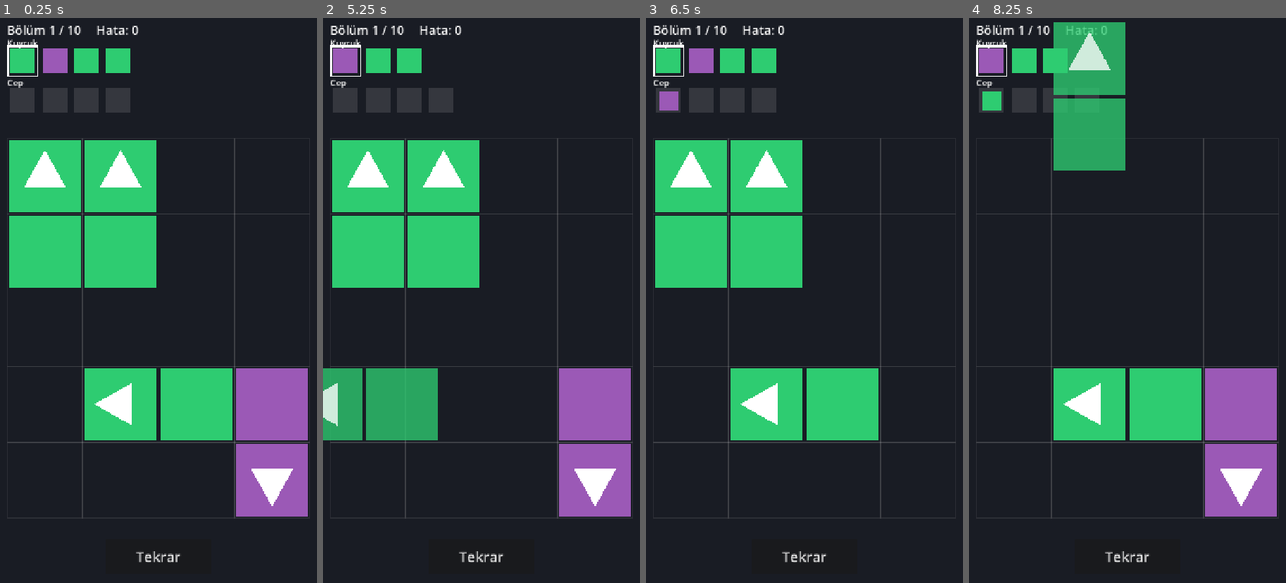
Above: before the commit, frames 1-4 (left to right).
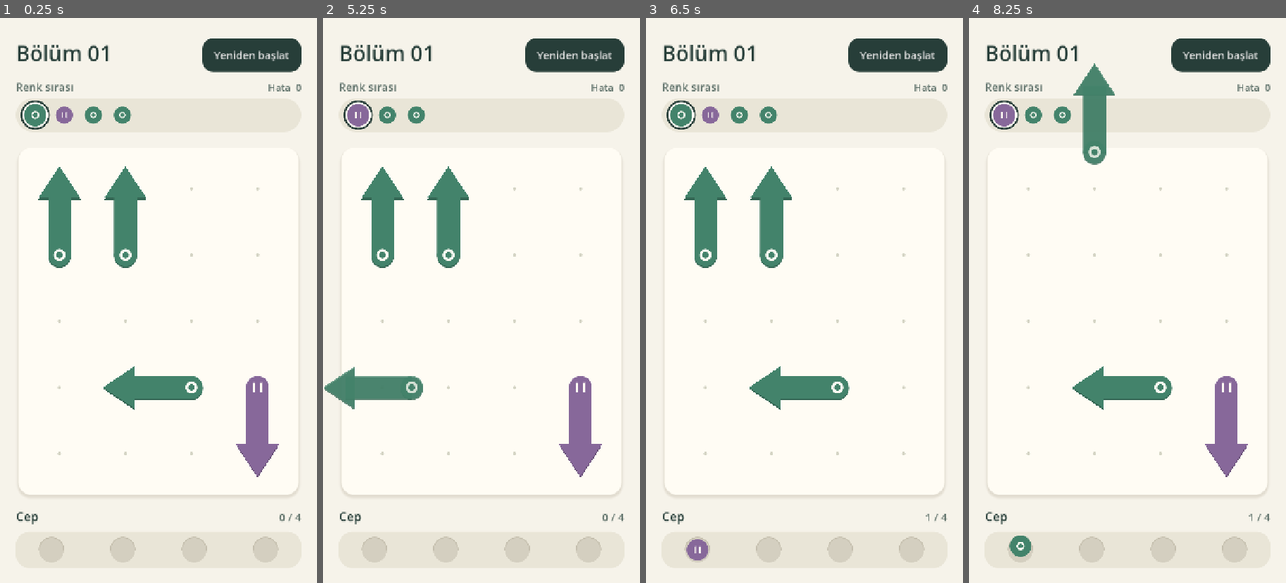
Above: after the commit, the same moments.

Repository: c0detnr/arrow-trafic
Game: Godot game, scene res://main.tscn
Same seed, same stepped clock (60 frames per second), same inputs: the game is played once before the commit and once after it.
Inputs (mouse positions are in pixels of both pictures, inside the frame that each line leads up to):
- Up to frame 1 (0.25 s): no input
- Up to frame 2 (5.25 s): click "Tekrar" (after the commit: "Yeniden başlat") at 0.5 s; click "Tekrar" (after the commit: "Yeniden başlat") at 1.25 s; click "Tekrar" (after the commit: "Yeniden başlat") at 2 s; tap Enter at 2.75, 4.25 s; move the mouse to (551, 272) at 2.77 s; click (551, 272) at 2.92 s; tap Space at 3.5, 5 s; move the mouse to (418, 328) at 3.52 s; click (418, 328) at 3.67 s; move the mouse to (513, 176) at 4.27 s; click (513, 176) at 4.42 s; move the mouse to (465, 413) at 5.02 s; click (465, 413) at 5.17 s
- Up to frame 3 (6.5 s): tap Enter at 5.75 s; move the mouse to (899, 385) at 5.77 s; click (899, 385) at 5.92 s
- Up to frame 4 (8.25 s): tap Space at 6.5 s; move the mouse to (1032, 215) at 6.52 s; click (1032, 215) at 6.67 s; move the mouse to (1143, 300) at 7.27 s; click (1143, 300) at 7.42 s; move the mouse to (1079, 159) at 8.02 s; click (1079, 159) at 8.17 s

The runs differ from the first frame. In frame 1, 98% of the frame differs, in the area x 0-100%, y 0-100%; in frame 2, 99%; in frame 3, 99%; in frame 4, 99%.

Commit message:
Give the puzzle board a matte ceramic interface

Diff:
--- a/main.gd
+++ b/main.gd
@@ -1,12 +1,12 @@
 extends Node2D
 
 const Logic = preload("res://logic.gd")
-const COLORS := {"red": Color("e74c3c"), "blue": Color("3498db"), "green": Color("2ecc71"),
-	"yellow": Color("f1c40f"), "purple": Color("9b59b6"), "orange": Color("e67e22")}
+const COLORS := {"red": Color("#bc5456"), "blue": Color("#487da2"), "green": Color("#43836b"),
+	"yellow": Color("#ab791f"), "purple": Color("#87689a"), "orange": Color("#bc6940")}
+const INK := Color("#273e39")
+const MUTED := Color("#536760")
+const CREAM := Color("#fffcf4")
 const SAVE_PATH := "user://save.json"
-const BOX := 56.0
-const QUEUE_Y := 70.0
-const POCKET_Y := 160.0
 
 var levels: Array = []
 var idx := 0
@@ -14,7 +14,12 @@
 var nodes := {}  # arrow id -> Node2D
 var cell := 64.0
 var origin := Vector2.ZERO
-var info: Label
+var tray: Rect2
+var left: float
+var pocket_y: float
+var landing := 1.0
+var landing_tween: Tween
+var retry: Button
 var panel: PanelContainer
 var panel_label: Label
 var next_btn: Button
@@ -26,6 +31,7 @@
 		push_error("No levels found in res://levels/")
 		return
 	_build_ui()
+	get_viewport().size_changed.connect(_layout)
 	start(clampi(_load_save(), 0, levels.size() - 1))
 
 
@@ -51,32 +57,77 @@
 	for n in nodes.values():
 		n.queue_free()
 	nodes.clear()
+	if landing_tween:
+		landing_tween.kill()
+	landing = 1.0
 	s = Logic.new_state(levels[idx])
-	var vs := get_viewport_rect().size
-	# shortcut: layout computed once per level start, recompute on resize if needed later
-	var area := Rect2(16, POCKET_Y + BOX + 30, vs.x - 32, vs.y - (POCKET_Y + BOX + 30) - 120)
-	cell = floorf(minf(area.size.x / s.w, area.size.y / s.h))
-	origin = area.position + (area.size - Vector2(s.w, s.h) * cell) / 2
+	_layout()
 	for a in s.arrows:
 		_make_arrow(a)
 	panel.visible = false
-	_refresh()
+	queue_redraw()
+
+
+func _layout() -> void:
+	if s.is_empty():
+		return
+	var vs := get_viewport_rect().size
+	var width := minf(vs.x - 72, 680)
+	left = (vs.x - width) * 0.5
+	pocket_y = vs.y - 116
+	var area := Rect2(left + 24, 306, width - 48, pocket_y - 402)
+	cell = minf(area.size.x / s.w, area.size.y / s.h)
+	var board := Vector2(s.w, s.h) * cell
+	origin = area.get_center() - board * 0.5
+	tray = Rect2(origin, board).grow(18)
+	retry.position = Vector2(vs.x - left - retry.size.x, 46)
+	panel.position = (vs - panel.size) * 0.5
+	for a in s.arrows:
+		if nodes.has(a.id):
+			var n: Node2D = nodes[a.id]
+			n.position = origin + Vector2(Logic.head(a)) * cell
+			n.set_meta("base", n.position)
+			n.queue_redraw()
+	queue_redraw()
+
+
+func _mark(canvas: CanvasItem, pos: Vector2, radius: float, color_name: String) -> void:
+	var width := radius * 0.42
+	match color_name:
+		"green":
+			canvas.draw_arc(pos, radius * 0.8, 0, TAU, 28, CREAM, width, true)
+		"purple":
+			for x in [-0.6, 0.6]:
+				canvas.draw_line(pos + Vector2(x, -0.8) * radius, pos + Vector2(x, 0.8) * radius, CREAM, width, true)
+		"blue":
+			canvas.draw_circle(pos, radius * 0.78, CREAM, true, -1, true)
+		"orange":
+			canvas.draw_line(pos - Vector2.ONE * radius * 0.8, pos + Vector2.ONE * radius * 0.8, CREAM, width, true)
+		"yellow":
+			canvas.draw_colored_polygon(PackedVector2Array([pos + Vector2.UP * radius, pos + Vector2(1, 0.8) * radius, pos + Vector2(-1, 0.8) * radius]), CREAM)
+		"red":
+			canvas.draw_line(pos - Vector2.RIGHT * radius, pos + Vector2.RIGHT * radius, CREAM, width, true)
+			canvas.draw_line(pos - Vector2.DOWN * radius, pos + Vector2.DOWN * radius, CREAM, width, true)
 
 
 func _make_arrow(a: Dictionary) -> void:
 	var n := Node2D.new()
-	var h := Logic.head(a)
-	n.position = origin + Vector2(h) * cell
+	n.position = origin + Vector2(Logic.head(a)) * cell
 	n.set_meta("base", n.position)
 	n.draw.connect(func():
-		var col: Color = COLORS.get(a.color, Color.WHITE)
-		for c in Logic.cells(a):
-			n.draw_rect(Rect2(Vector2(c - h) * cell + Vector2(4, 4), Vector2(cell - 8, cell - 8)), col)
 		var d := Vector2(Logic.DIRS[a.dir])
-		var side := Vector2(-d.y, d.x)
-		var m := Vector2(cell, cell) / 2
-		n.draw_colored_polygon(PackedVector2Array([m + d * cell * 0.35,
-			m - d * cell * 0.15 + side * cell * 0.28, m - d * cell * 0.15 - side * cell * 0.28]), Color.WHITE))
+		var side := d.orthogonal()
+		var head := Vector2.ONE * cell * 0.5
+		var tail := head - d * cell * (int(a.len) - 1)
+		var col: Color = COLORS[a.color]
+		var tip := head + d * cell * 0.34
+		var neck := head - d * cell * 0.14
+		for offset in [Vector2.DOWN * 3, Vector2.ZERO]:
+			var tint := col if offset == Vector2.ZERO else col.darkened(0.22)
+			n.draw_line(tail + offset, head + offset, tint, cell * 0.34, true)
+			n.draw_circle(tail + offset, cell * 0.17, tint, true, -1, true)
+			n.draw_colored_polygon(PackedVector2Array([tip + offset, neck + side * cell * 0.32 + offset, neck - side * cell * 0.32 + offset]), tint)
+		_mark(n, tail, cell * 0.087, a.color))
 	add_child(n)
 	nodes[a.id] = n
 
@@ -99,6 +150,15 @@
 	var a: Dictionary = s.arrows[i]
 	var n: Node2D = nodes[a.id]
 	var r := Logic.tap(s, i)
+	if r != "blocked" and landing_tween:
+		landing_tween.kill()
+		landing = 1.0
+	if r == "pocket":
+		landing = 0.0
+		landing_tween = create_tween().set_trans(Tween.TRANS_QUAD).set_ease(Tween.EASE_OUT)
+		landing_tween.tween_method(func(progress: float):
+			landing = progress
+			queue_redraw(), 0.0, 1.0, 0.22)
 	var d := Vector2(Logic.DIRS[a.dir])
 	if r == "blocked":
 		var base: Vector2 = n.get_meta("base")
@@ -112,62 +172,91 @@
 		t.tween_property(n, "modulate:a", 0.0, 0.3)
 		t.chain().tween_callback(n.queue_free)
 		if r == "won" or r == "lost":
-			panel_label.text = "KAZANDIN!" if r == "won" else "KAYBETTİN"
+			panel_label.text = "Bölüm tamamlandı" if r == "won" else "Cep doldu"
 			next_btn.visible = r == "won"
 			panel.visible = true
-	_refresh()
-
-
-func _refresh() -> void:
-	info.text = "Bölüm %d / %d     Hata: %d" % [idx + 1, levels.size(), s.mistakes]
 	queue_redraw()
+
+
+
+func _surface(rect: Rect2, tint: Color, radius: int, shadow := false) -> void:
+	var style := _style(tint, radius)
+	if shadow:
+		style.shadow_color = Color("#75634727")
+		style.shadow_size = 6
+		style.shadow_offset = Vector2(0, 5)
+	draw_style_box(style, rect)
+
+
+func _style(tint: Color, radius: int) -> StyleBoxFlat:
+	var style := StyleBoxFlat.new()
+	style.bg_color = tint
+	style.set_corner_radius_all(radius)
+	return style
 
 
 func _draw() -> void:
 	if s.is_empty():
 		return
+	var vs := get_viewport_rect().size
+	var width := vs.x - 2 * left
 	var font := ThemeDB.fallback_font
-	draw_string(font, Vector2(16, QUEUE_Y - 6), "Kuyruk", HORIZONTAL_ALIGNMENT_LEFT, -1, 20)
-	draw_string(font, Vector2(16, POCKET_Y - 6), "Cep", HORIZONTAL_ALIGNMENT_LEFT, -1, 20)
+	draw_string(font, Vector2(left, 98), "Bölüm %02d" % (idx + 1), HORIZONTAL_ALIGNMENT_LEFT, -1, 48, INK)
+	draw_string(font, Vector2(left, 166), "Renk sırası", HORIZONTAL_ALIGNMENT_LEFT, -1, 25, MUTED)
+	_surface(Rect2(left, 182, width, 76), Color("#e9e5d7"), 38)
 	var q: Array = s.queue.slice(0, 8)
 	for k in q.size():
-		var r := Rect2(24 + k * (BOX + 16), QUEUE_Y, BOX, BOX)
+		var pos := Vector2(left + 44 + k * 66, 220)
 		if k == 0:
-			draw_rect(r.grow(6), Color.WHITE, false, 4)
-		draw_rect(r, COLORS.get(q[k], Color.WHITE))
+			draw_circle(pos, 33, INK, true, -1, true)
+			draw_circle(pos, 29, CREAM, true, -1, true)
+		draw_circle(pos, 25 if k == 0 else 19, COLORS[q[k]], true, -1, true)
+		_mark(self, pos, 9 if k == 0 else 7, q[k])
 	if s.queue.size() > 8:
-		draw_string(font, Vector2(24 + 8 * (BOX + 16), QUEUE_Y + 38), "+%d" % (s.queue.size() - 8), HORIZONTAL_ALIGNMENT_LEFT, -1, 24)
-	for k in s.cap:
-		var r := Rect2(24 + k * (BOX + 16), POCKET_Y, BOX, BOX)
-		draw_rect(r, Color(1, 1, 1, 0.12))
-		if k < s.pocket.size():
-			draw_rect(r.grow(-6), COLORS.get(s.pocket[k], Color.WHITE))
+		draw_string(font, Vector2(vs.x - left - 90, 229), "+%d" % (s.queue.size() - 8), HORIZONTAL_ALIGNMENT_CENTER, 78, 24, MUTED)
+	_surface(tray, CREAM, 28, true)
 	for y in s.h:
 		for x in s.w:
-			draw_rect(Rect2(origin + Vector2(x, y) * cell, Vector2(cell, cell)), Color(1, 1, 1, 0.08), false, 2)
-
+			draw_circle(origin + (Vector2(x, y) + Vector2.ONE * 0.5) * cell, 3.5, Color("#d4d4c4"), true, -1, true)
+	draw_string(font, Vector2(left, pocket_y - 24), "Cep", HORIZONTAL_ALIGNMENT_LEFT, -1, 28, INK)
+	draw_string(font, Vector2(left, pocket_y - 24), "%d / %d" % [s.pocket.size(), s.cap], HORIZONTAL_ALIGNMENT_RIGHT, width, 24, MUTED)
+	_surface(Rect2(left, pocket_y, width, 82), Color("#e9e5d7"), 30)
+	for k in s.cap:
+		var pos := Vector2(left + width * (k + 0.5) / s.cap, pocket_y + 41)
+		draw_circle(pos, 28, Color("#d4cfc0"), true, -1, true)
+		draw_arc(pos, 28, PI, TAU, 32, Color("#c4bead"), 2, true)
+		if k < s.pocket.size():
+			if k == s.pocket.size() - 1:
+				pos.y -= 18 * (1.0 - landing)
+			draw_circle(pos, 24, COLORS[s.pocket[k]], true, -1, true)
+			_mark(self, pos, 9, s.pocket[k])
+	draw_string(font, Vector2(left, 166), "Hata  %d" % s.mistakes, HORIZONTAL_ALIGNMENT_RIGHT, width, 22, MUTED)
 
 func _button(text: String, cb: Callable) -> Button:
 	var b := Button.new()
 	b.text = text
-	b.custom_minimum_size = Vector2(240, 80)
-	b.add_theme_font_size_override("font_size", 32)
+	b.custom_minimum_size = Vector2(224, 76)
+	b.add_theme_font_size_override("font_size", 24)
+	b.add_theme_stylebox_override("normal", _style(INK, 24))
+	b.add_theme_stylebox_override("hover", _style(MUTED, 24))
+	b.add_theme_stylebox_override("pressed", _style(INK.darkened(0.2), 24))
 	b.pressed.connect(cb)
 	return b
 
 
 func _build_ui() -> void:
 	var vs := get_viewport_rect().size
-	info = Label.new()
-	info.position = Vector2(16, 8)
-	info.add_theme_font_size_override("font_size", 28)
-	add_child(info)
-	var retry := _button("Tekrar", func(): start(idx))
-	retry.position = Vector2(vs.x / 2 - 120, vs.y - 100)
+	retry = _button("Yeniden başlat", func(): start(idx))
 	add_child(retry)
 
 	panel = PanelContainer.new()
 	panel.z_index = 10
+	var modal := _style(CREAM, 32)
+	modal.content_margin_left = 30
+	modal.content_margin_right = 30
+	modal.shadow_size = 18
+	modal.shadow_color = Color("#384a4140")
+	panel.add_theme_stylebox_override("panel", modal)
 	panel.custom_minimum_size = Vector2(420, 320)
 	panel.position = vs / 2 - Vector2(210, 160)
 	var box := VBoxContainer.new()
@@ -175,8 +264,9 @@
 	box.add_theme_constant_override("separation", 20)
 	panel_label = Label.new()
 	panel_label.horizontal_alignment = HORIZONTAL_ALIGNMENT_CENTER
-	panel_label.add_theme_font_size_override("font_size", 44)
-	next_btn = _button("Sonraki", func(): start((idx + 1) % levels.size()))
+	panel_label.add_theme_font_size_override("font_size", 34)
+	panel_label.add_theme_color_override("font_color", INK)
+	next_btn = _button("Sonraki bölüm", func(): start((idx + 1) % levels.size()))
 	box.add_child(panel_label)
 	box.add_child(next_btn)
 	box.add_child(_button("Tekrar", func(): start(idx)))
--- a/project.godot
+++ b/project.godot
@@ -26,4 +26,4 @@
 
 renderer/rendering_method="gl_compatibility"
 renderer/rendering_method.mobile="gl_compatibility"
-environment/defaults/default_clear_color=Color(0.1, 0.11, 0.14, 1)
+environment/defaults/default_clear_color=Color(0.965, 0.953, 0.918, 1)
--- /dev/null
+++ b/tests/test_ui.gd
@@ -0,0 +1,31 @@
+extends SceneTree
+
+# Run with XDG_DATA_HOME=$(mktemp -d) godot --headless --script tests/test_ui.gd
+func _initialize():
+	if FileAccess.file_exists("user://save.json"):
+		printerr("Use an empty XDG_DATA_HOME for this UI test.")
+		quit(1)
+		return
+	call_deferred("check")
+
+func check():
+	var game = load("res://main.tscn").instantiate()
+	root.add_child(game)
+	game.start(0)
+	await process_frame
+	assert(game.tray.has_point(game.origin))
+	var a = game.s.arrows[0]
+	game._tap(game.origin + (Vector2(game.Logic.head(a)) + Vector2.ONE * 0.5) * game.cell)
+	assert(game.s.pocket == ["purple"])
+	while game.s.status == "playing":
+		var moved := false
+		for i in game.s.arrows.size():
+			if game.Logic.can_exit(game.s, i):
+				game._tap(game.origin + (Vector2(game.Logic.head(game.s.arrows[i])) + Vector2.ONE * 0.5) * game.cell)
+				moved = true
+				break
+		assert(moved)
+	assert(game.panel.visible and game.s.status == "won")
+	game.next_btn.pressed.emit()
+	assert(game.idx == 1 and not game.panel.visible)
+	quit()
